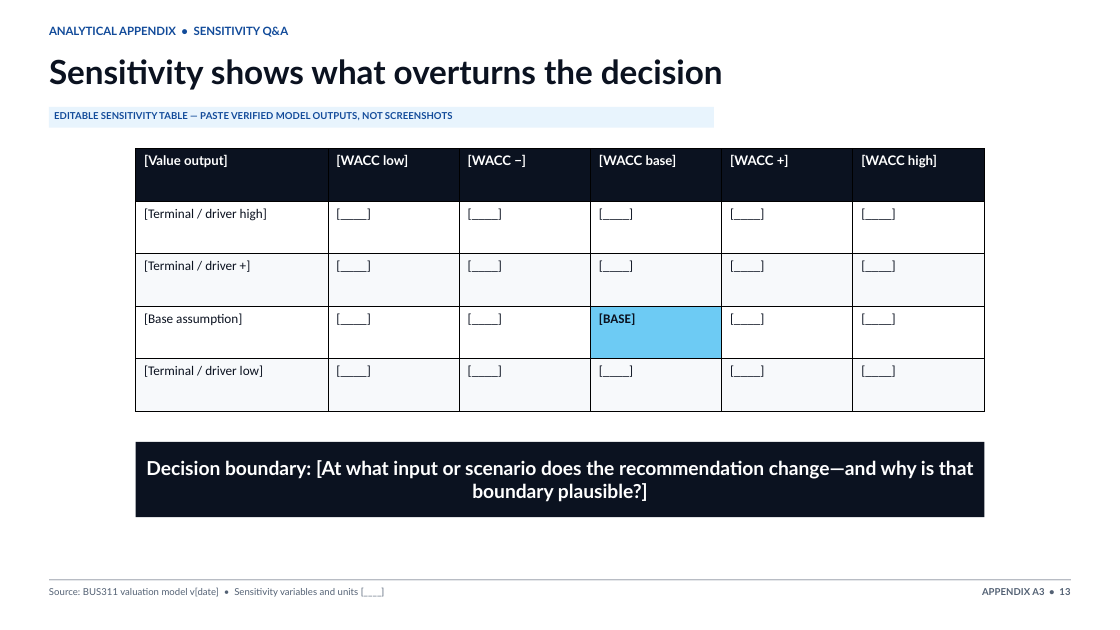
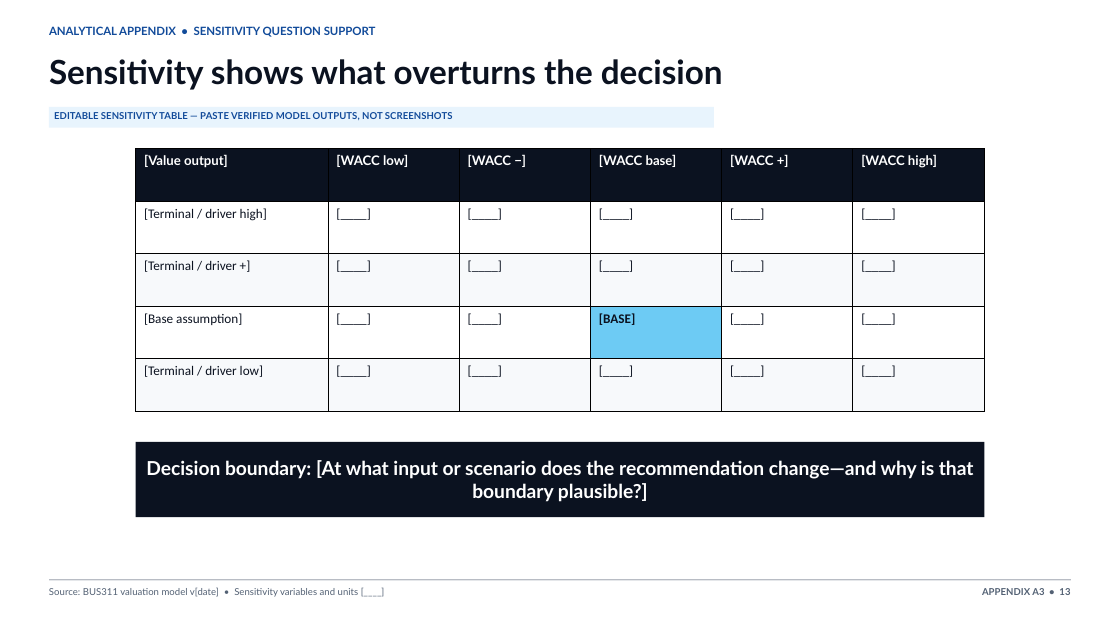
Before and after one commit to bevitts-design/BUS311-Corporate_Finance, a slide deck: slide 13 of CAPSTONE/bus311-capstone-board-deck-template.pptx. Drawn at 1120x630 pixels with LibreOffice and Linux fonts; fonts in the diff are those of the drawing. Boxes give left, top, right and bottom in pixels: in the first picture for what was removed or moved away, otherwise in the second. Text is boxed around its words. In the diff, an @@ line names an element or a change of style, - is before the commit and + after.

```diff
--- a/CAPSTONE/bus311-capstone-board-deck-template.pptx
+++ b/CAPSTONE/bus311-capstone-board-deck-template.pptx
@@ text at [49, 26, 376, 37]: text changed @@
-ANALYTICAL APPENDIX • SENSITIVITY Q&A
+ANALYTICAL APPENDIX • SENSITIVITY QUESTION SUPPORT
```
Also in this commit, not shown: 4 other slides changed, 23 other files.
